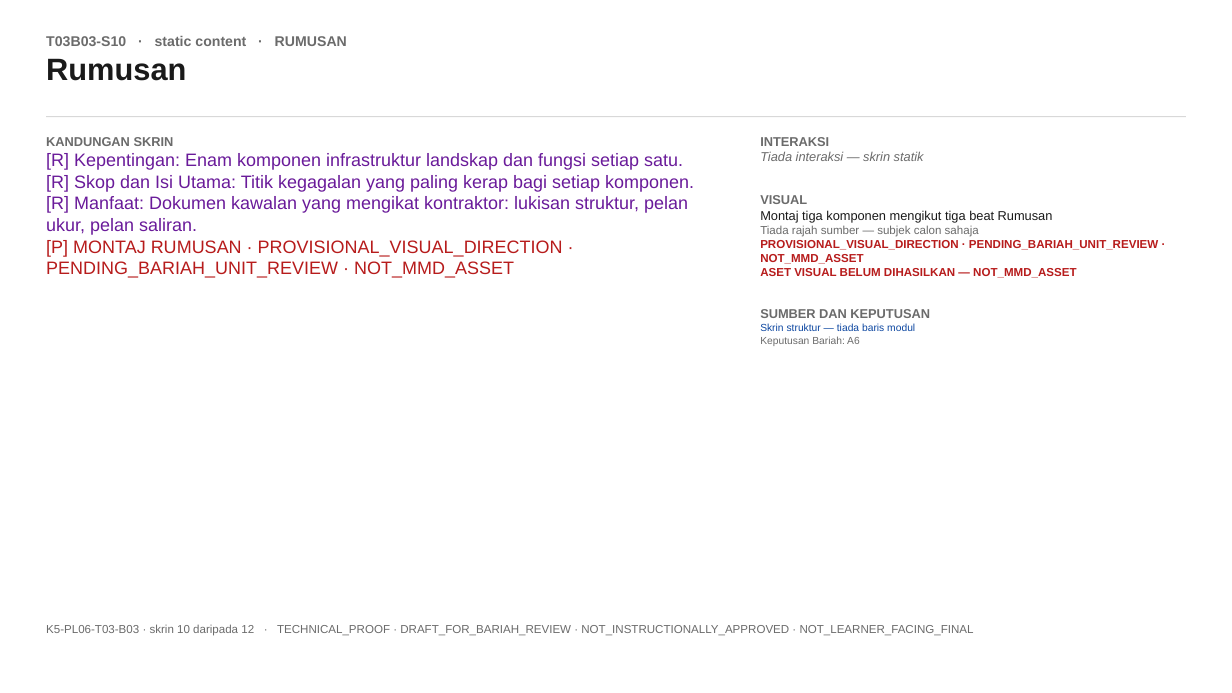
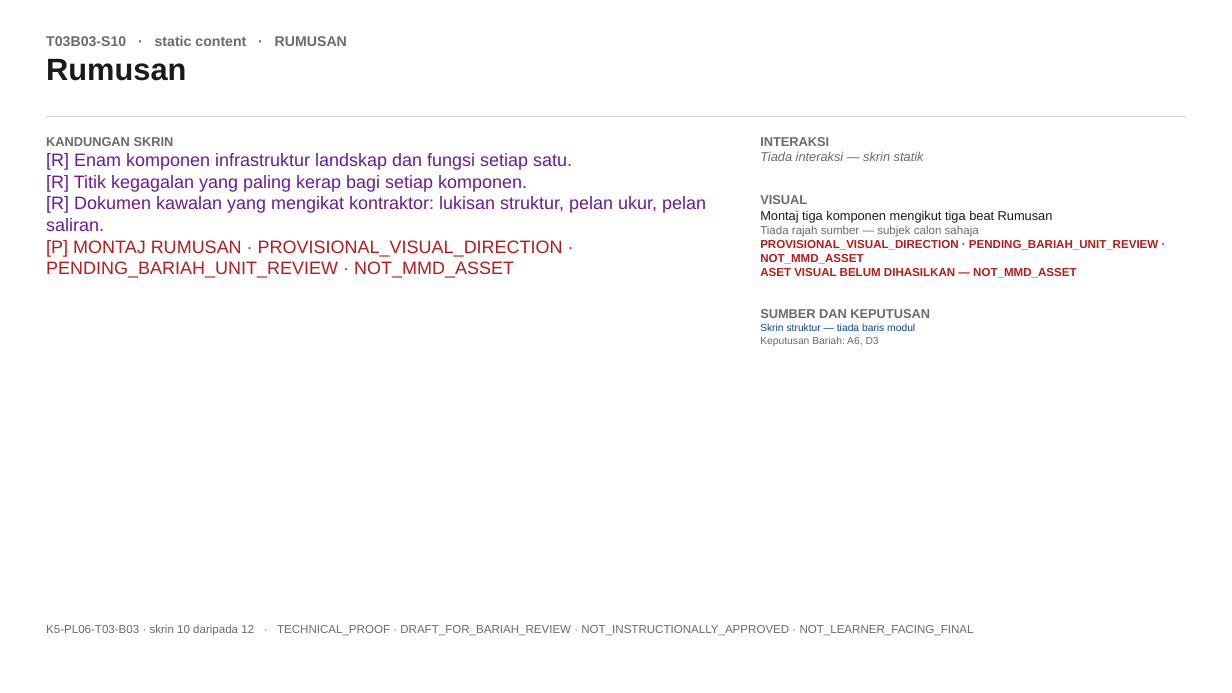
Before and after one commit to fidos777/slide-interaction-layer, a slide deck: slide 15 of reviews/storyboard-bariah/k5_calibration/K5PL06T03B03_STORYBOARD_KALIBRASI_DRAF_v0_1.pptx. Drawn at 1232x693 pixels with LibreOffice and Linux fonts; fonts in the diff are those of the drawing. Boxes give left, top, right and bottom in pixels: in the first picture for what was removed or moved away, otherwise in the second. Text is boxed around its words. In the diff, an @@ line names an element or a change of style, - is before the commit and + after.

```diff
--- a/reviews/storyboard-bariah/k5_calibration/K5PL06T03B03_STORYBOARD_KALIBRASI_DRAF_v0_1.pptx
+++ b/reviews/storyboard-bariah/k5_calibration/K5PL06T03B03_STORYBOARD_KALIBRASI_DRAF_v0_1.pptx
@@ text at (46,153,706,231): text changed @@
-[R] Kepentingan: Enam komponen infrastruktur landskap dan fungsi setiap satu.
-[R] Skop dan Isi Utama: Titik kegagalan yang paling kerap bagi setiap komponen.
-[R] Manfaat: Dokumen kawalan yang mengikat kontraktor: lukisan struktur, pelan ukur, pelan saliran.
+[R] Enam komponen infrastruktur landskap dan fungsi setiap satu.
+[R] Titik kegagalan yang paling kerap bagi setiap komponen.
+[R] Dokumen kawalan yang mengikat kontraktor: lukisan struktur, pelan ukur, pelan saliran.
@@ text at (760,336,879,346): text changed @@
-Keputusan Bariah: A6
+Keputusan Bariah: A6, D3
```
Also in this commit, not shown: 14 other files.
